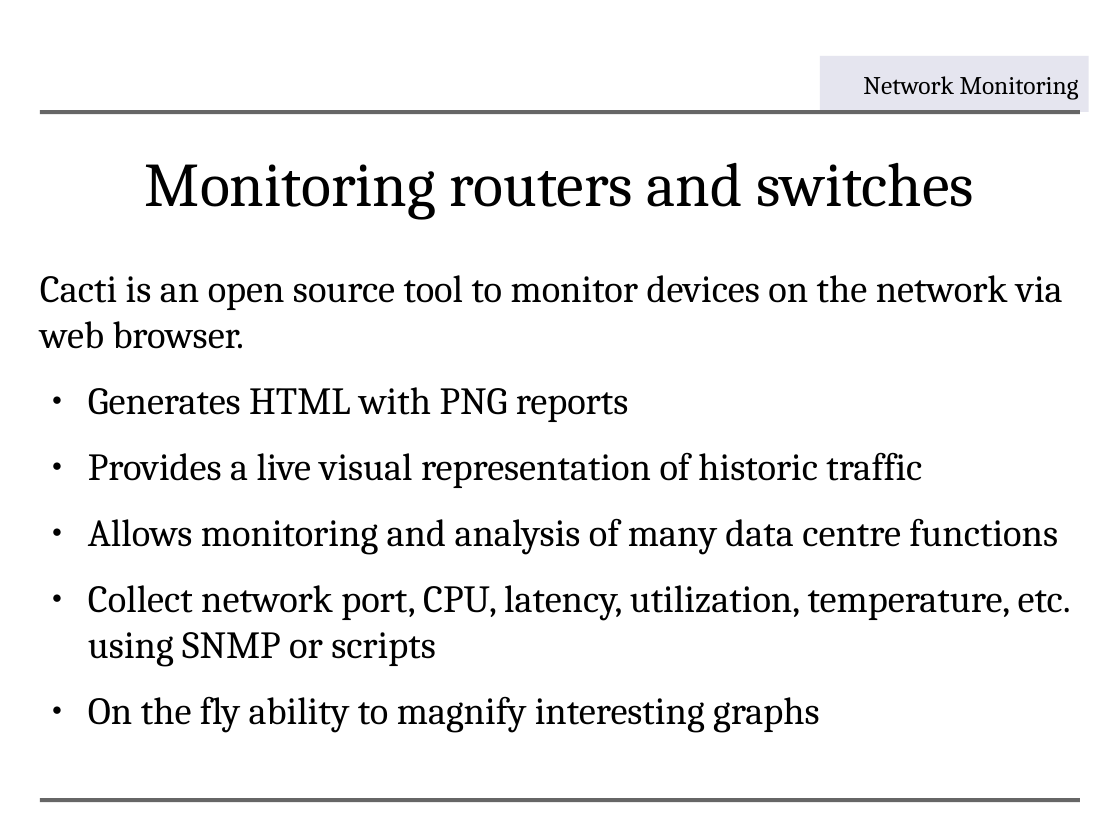
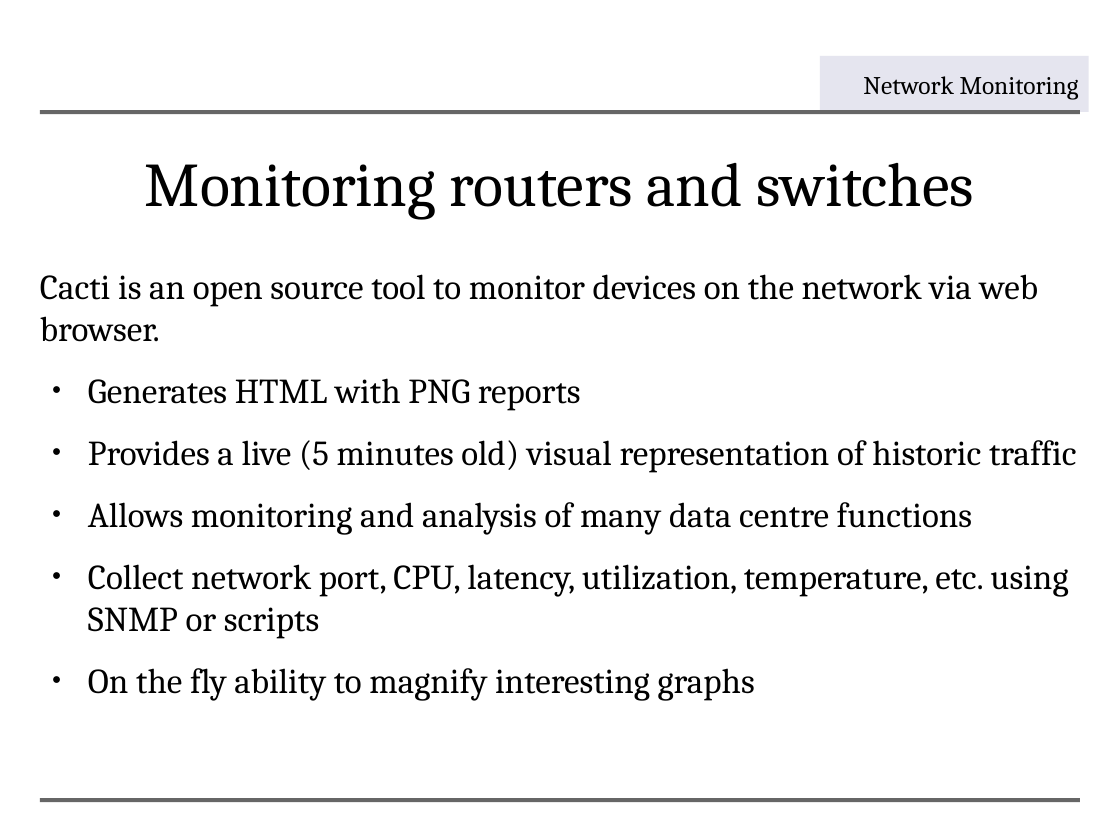
Before and after one commit to aptivate/inaspmaterials, a slide deck: slide 29 of generated/Network_Management/Unit_7_Network_Monitoring/Unit_7_Presentation.rst.odp (slide 18 before the commit). Drawn at 1120x840 pixels with LibreOffice and Linux fonts; fonts in the diff are those of the drawing; background and template pictures are left out. Boxes give left, top, right and bottom in pixels: in the first picture for what was removed or moved away, otherwise in the second. Text is boxed around its words. In the diff, an @@ line names an element or a change of style, - is before the commit and + after.

```diff
--- a/generated/Network_Management/Unit_7_Network_Monitoring/Unit_7_Presentation.rst.odp
+++ b/generated/Network_Management/Unit_7_Network_Monitoring/Unit_7_Presentation.rst.odp
@@ text at (40, 274, 1068, 701): size 27.2 to 24.8 pt in "Cacti is an open source tool to ...", "Generates HTML with PNG reports", "Allows monitoring and analysis of many data ...", "Collect network port, CPU, latency, utilization, temperature ..." and 1 more places @@
@@ text at (88, 440, 1076, 473): text changed; size 27.2 to 24.8 pt @@
-● Provides a live visual representation of historic traffic
+● Provides a live (5 minutes old) visual representation of historic traffic
```
Also in this commit, not shown: 9 other slides changed, 19 slides added, 12 other files.
